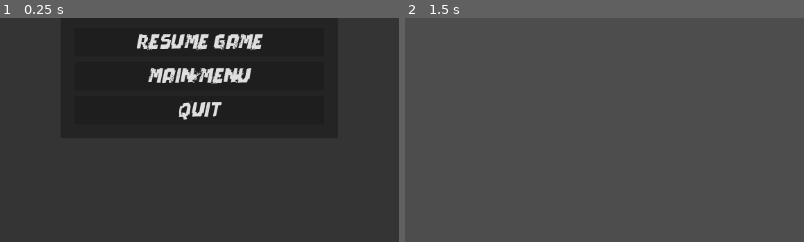
Above: before the commit, frames 1-2 (left to right).
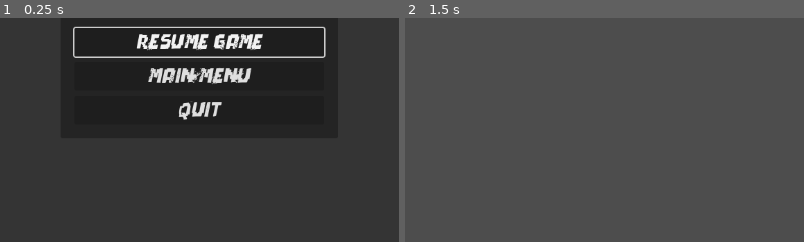
Above: after the commit, the same moments.

Repository: mpelot/Cthulhu-Slayer
Game: Godot game, scene res://UI/Scene/Pause/pause.tscn
Same seed, same stepped clock (60 frames per second), same inputs: the game is played once before the commit and once after it.
Inputs (mouse positions are % of the whole screen's width and height, from its top left):
- Up to frame 1 (0.25 s): no input
- Up to frame 2 (1.5 s): click "Resume game" at 0.5 s; tap Enter at 1.25 s; move the mouse to (72, 45) at 1.27 s; hold D (Right) from 1.28 s (still down); click (72, 45) at 1.35 s
The pictures show only the part of the screen within x 22-72%, y 39-89%; the shares and areas given below are measured in that part.

The runs differ from the first frame. In frame 1, 1.3% of the frame differs, in the area x 18-82%, y 3-18%; in frame 2, nothing differs.

Commit message:
Added arrow key interaction to pause menu

Diff:
--- a/UI/Scene/Pause/pause.gd
+++ b/UI/Scene/Pause/pause.gd
@@ -1,11 +1,12 @@
 extends Control
 
+@onready var resume: Button = $CenterContainer/PanelContainer/MarginContainer/VBoxContainer/Resume
 @onready var pause: Control = $"."
 var menu_path: String = "res://UI/Scene/Menu/menu.tscn"
 
 # Called when the node enters the scene tree for the first time.
 func _ready() -> void:
-	pass # Replace with function body.
+	$CenterContainer/PanelContainer/MarginContainer/VBoxContainer/Resume.grab_focus()
 
 
 # Called every frame. 'delta' is the elapsed time since the previous frame.
